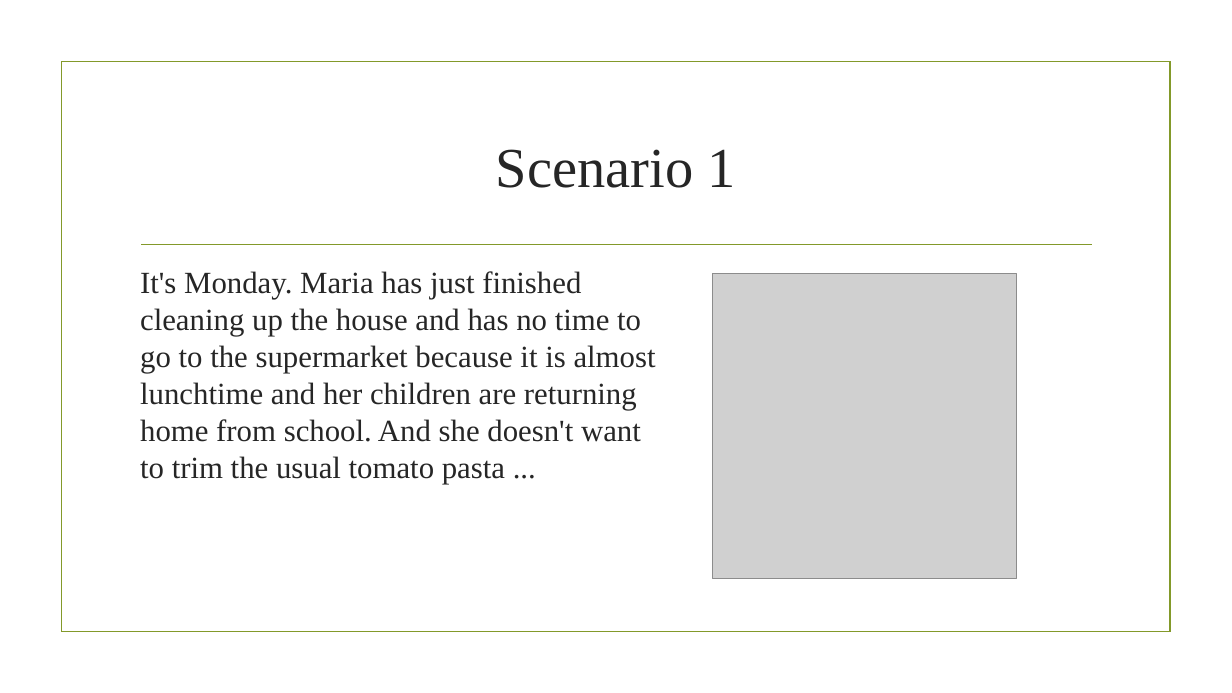
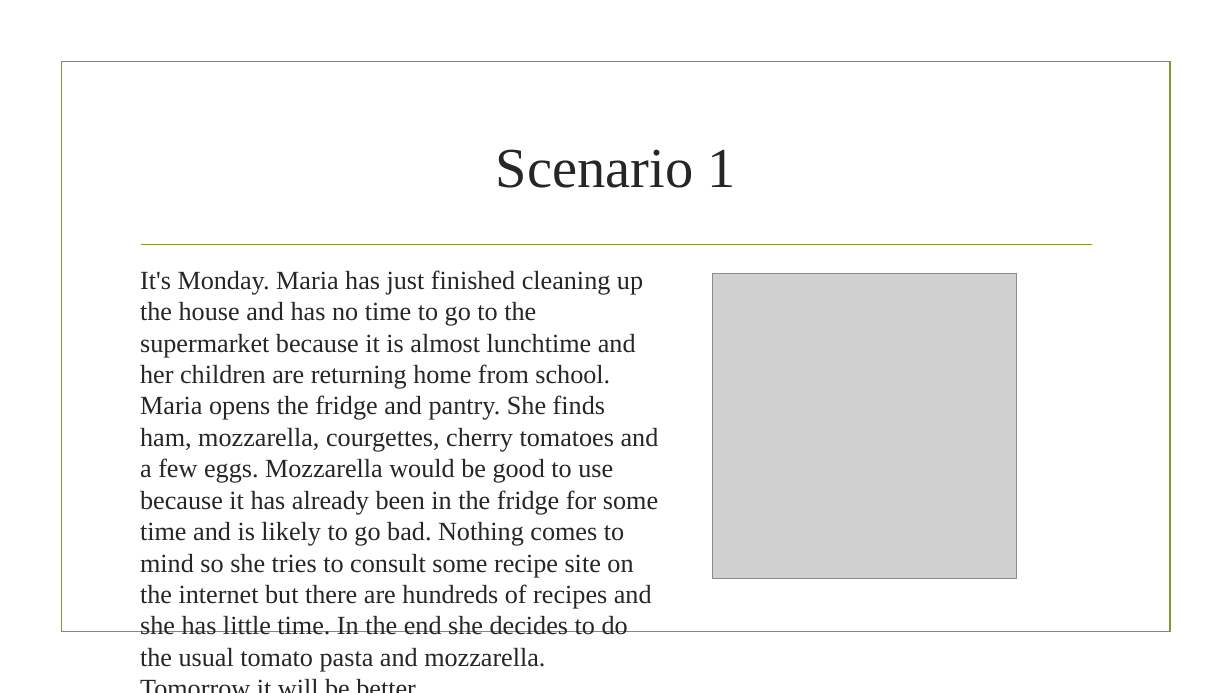
Before and after one commit to nicoDs96/recipes-SE, a slide deck: slide 5 of CookWithMe.pptx (slide 4 before the commit). Drawn at 1232x693 pixels with LibreOffice and Linux fonts; fonts in the diff are those of the drawing; grey boxes stand for pictures; background and template pictures are left out. Boxes give left, top, right and bottom in pixels: in the first picture for what was removed or moved away, otherwise in the second. Text is boxed around its words. In the diff, an @@ line names an element or a change of style, - is before the commit and + after.

```diff
--- a/CookWithMe.pptx
+++ b/CookWithMe.pptx
@@ text at (140, 270, 659, 672): text changed; size 24 to 20.4 pt @@
-It's Monday. Maria has just finished cleaning up the house and has no time to go to the supermarket because it is almost lunchtime and her children are returning home from school. And she doesn't want to trim the usual tomato pasta ...
+It's Monday. Maria has just finished cleaning up the house and has no time to go to the supermarket because it is almost lunchtime and her children are returning home from school. Maria opens the fridge and pantry. She finds ham, mozzarella, courgettes, cherry tomatoes and a few eggs. Mozzarella would be good to use because it has already been in the fridge for some time and is likely to go bad. Nothing comes to mind so she tries to consult some recipe site on the internet but there are hundreds of recipes and she has little time. In the end she decides to do the usual tomato pasta and mozzarella. Tomorrow it will be better...
```
Also in this commit, not shown: 1 other slide changed, 1 slide added, 1 slide removed.
